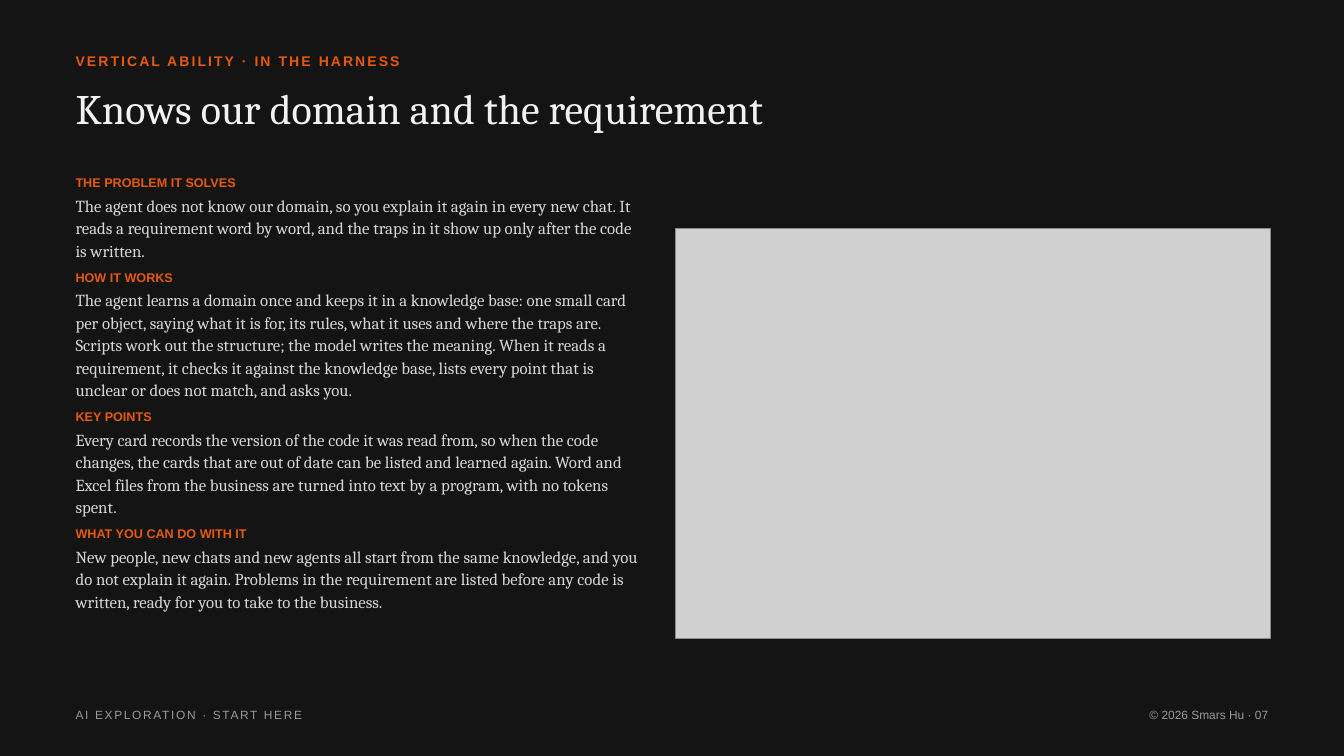
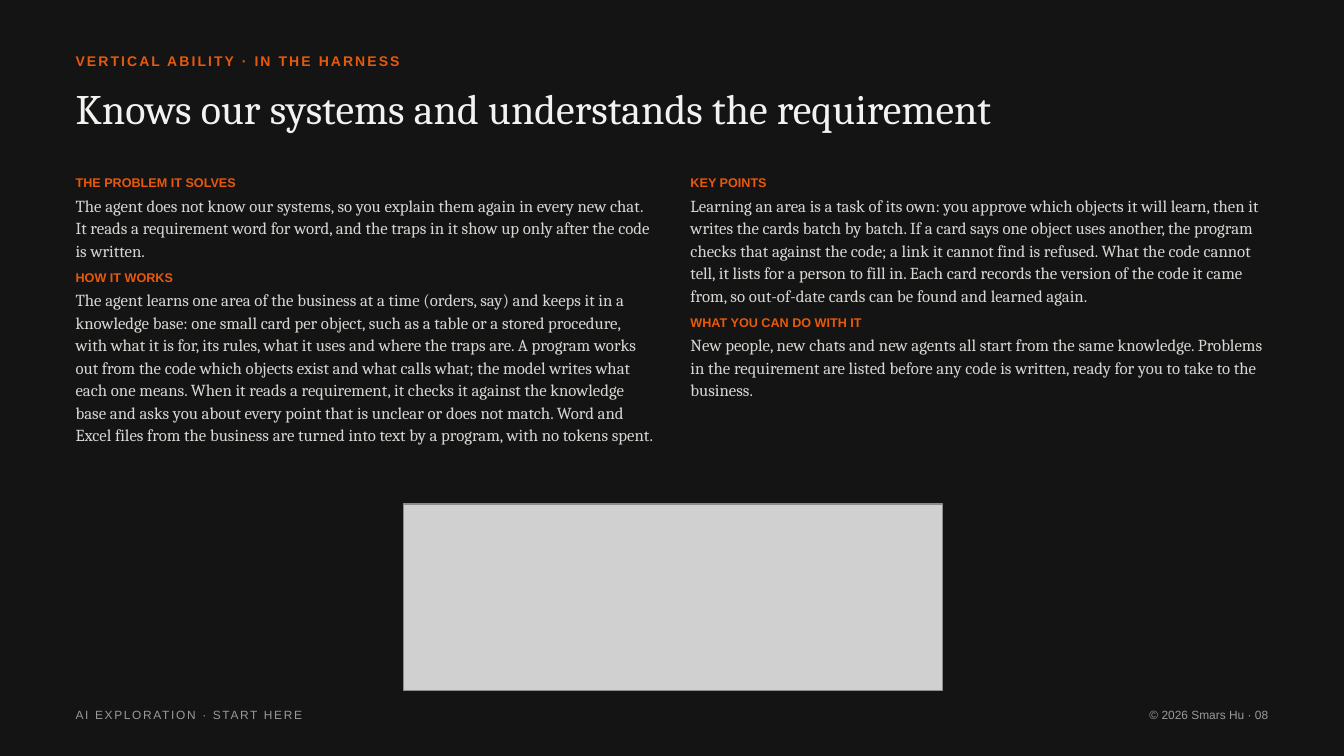
Before and after one commit to Smars-Bin-Hu/ai-exploration, a slide deck: slide 8 of Start Here/Start Here.pptx (slide 7 before the commit). Drawn at 1344x756 pixels with LibreOffice and Linux fonts; fonts in the diff are those of the drawing; grey boxes stand for pictures. Boxes give left, top, right and bottom in pixels: in the first picture for what was removed or moved away, otherwise in the second. Text is boxed around its words. In the diff, an @@ line names an element or a change of style, - is before the commit and + after.

```diff
--- a/Start Here/Start Here.pptx
+++ b/Start Here/Start Here.pptx
@@ text at bbox=[76, 95, 991, 133]: text changed @@
-Knows our domain and the requirement
+Knows our systems and understands the requirement
@@ text added at bbox=[690, 178, 1262, 396], 12 pt, text #D6D6D2 @@
+KEY POINTS
+Learning an area is a task of its own: you approve which objects it will learn, then it writes the cards batch by batch. If a card says one object uses another, the program checks that against the code; a link it cannot find is refused. What the code cannot tell, it lists for a person to fill in. Each card records the version of the code it came from, so out-of-date cards can be found and learned again.
+WHAT YOU CAN DO WITH IT
+New people, new chats and new agents all start from the same knowledge. Problems in the requirement are listed before any code is written, ready for you to take to the business.
@@ text at bbox=[76, 200, 649, 257]: text changed @@
-The agent does not know our domain, so you explain it again in every new chat. It reads a requirement word by word, and the traps in it show up only after the code is written.
+The agent does not know our systems, so you explain them again in every new chat. It reads a requirement word for word, and the traps in it show up only after the code is written.
@@ picture removed at bbox=[676, 229, 1270, 639] @@
@@ text at bbox=[76, 294, 653, 445]: text changed @@
-The agent learns a domain once and keeps it in a knowledge base: one small card per object, saying what it is for, its rules, what it uses and where the traps are. Scripts work out the structure; the model writes the meaning. When it reads a requirement, it checks it against the knowledge base, lists every point that is unclear or does not match, and asks you.
-KEY POINTS
-Every card records the version of the code it was read from, so when the code changes, the cards that are out of date can be listed and learned again. Word and Excel files from the business are turned into text by a program, with no tokens spent.
-WHAT YOU CAN DO WITH IT
-New people, new chats and new agents all start from the same knowledge, and you do not explain it again. Problems in the requirement are listed before any code is written, ready for you to take to the business.
+The agent learns one area of the business at a time (orders, say) and keeps it in a knowledge base: one small card per object, such as a table or a stored procedure, with what it is for, its rules, what it uses and where the traps are. A program works out from the code which objects exist and what calls what; the model writes what each one means. When it reads a requirement, it checks it against the knowledge base and asks you about every point that is unclear or does not match. Word and Excel files from the business are turned into text by a program, with no tokens spent.
@@ picture added at bbox=[403, 504, 943, 691] @@
@@ text at bbox=[1162, 711, 1268, 719]: text changed @@
-© 2026 Smars Hu · 07
+© 2026 Smars Hu · 08
```
Also in this commit, not shown: 17 other slides changed, 2 slides added, 18 other files.
